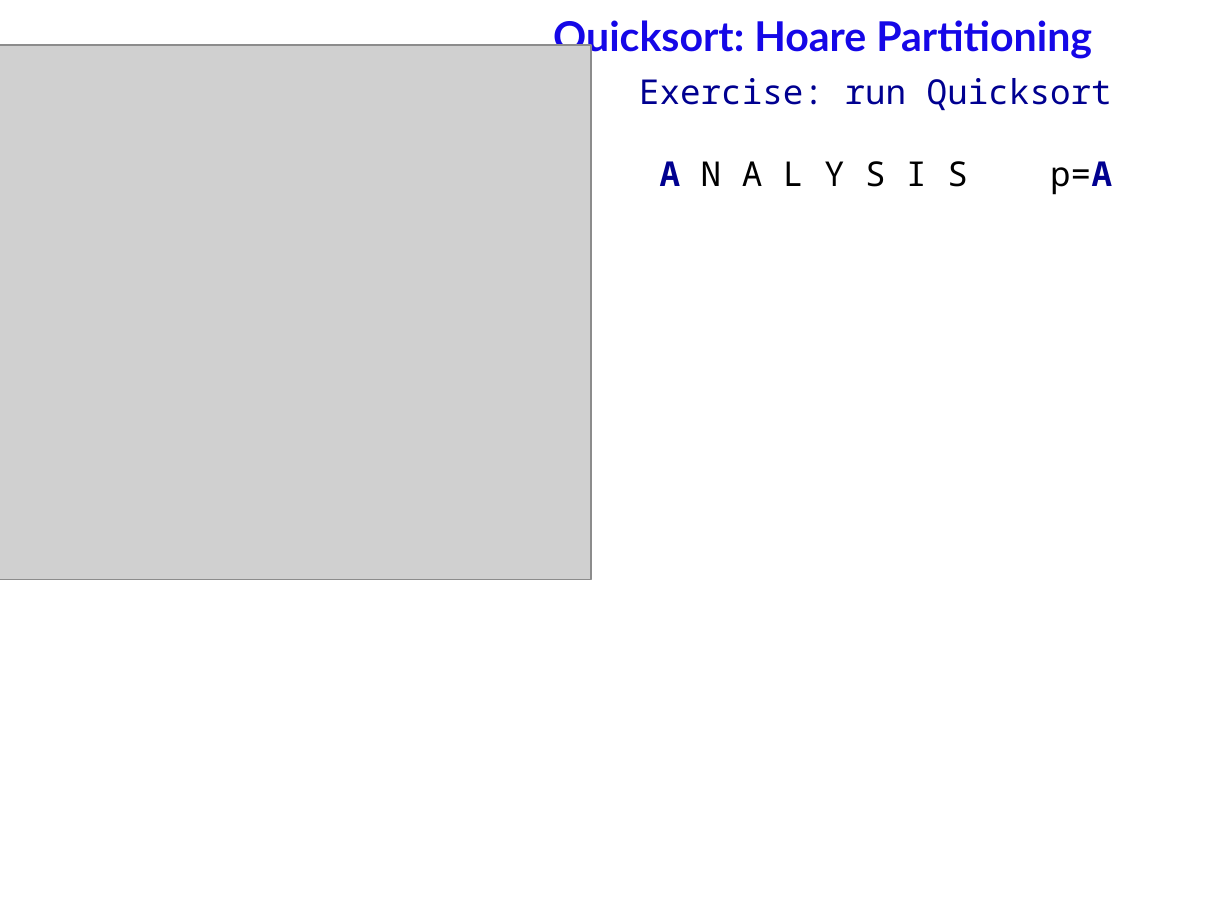
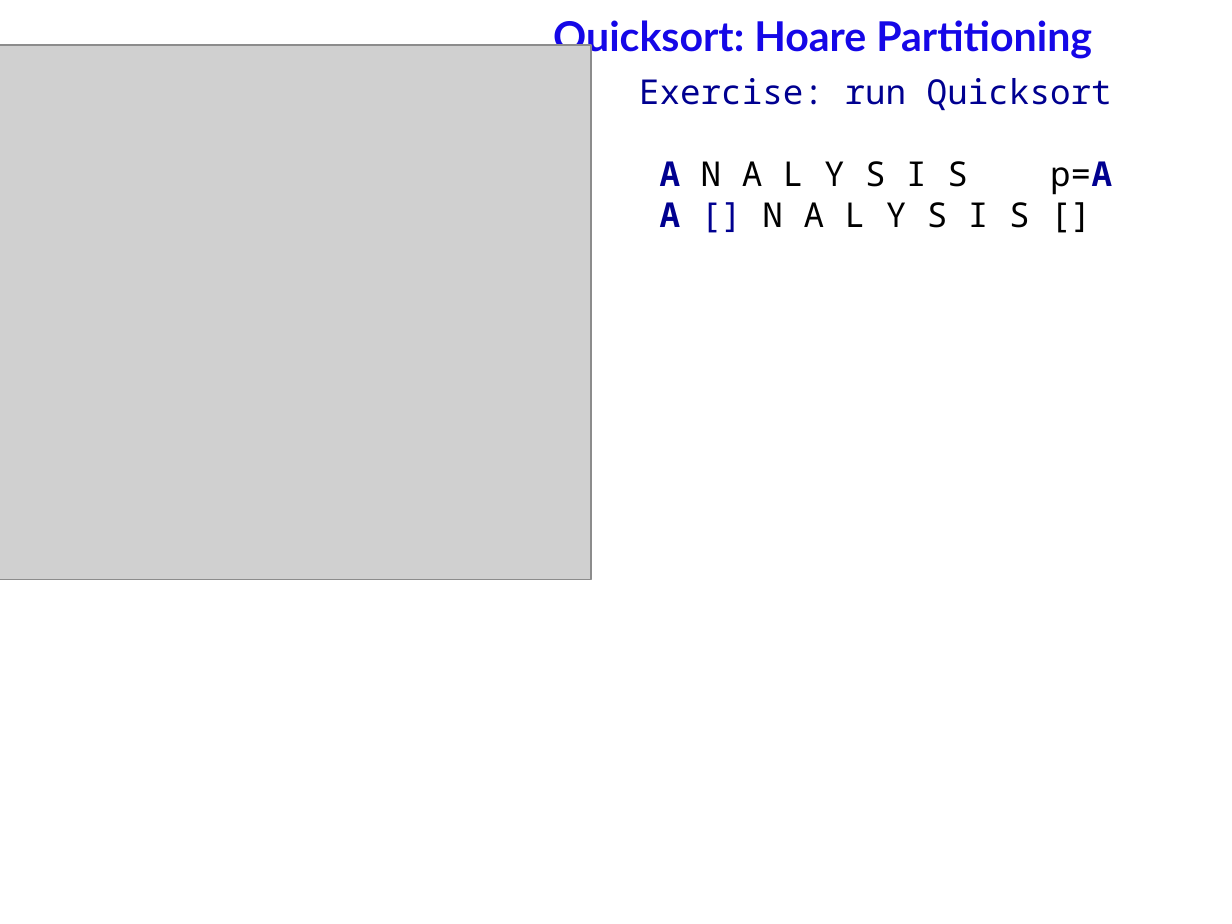
Before and after one commit to anhvir/c207, a slide deck: slide 17 of ws8.pptx (slide 18 before the commit). Drawn at 1232x924 pixels with LibreOffice and Linux fonts; fonts in the diff are those of the drawing; grey boxes stand for pictures; background and template pictures are left out. Boxes give left, top, right and bottom in pixels: in the first picture for what was removed or moved away, otherwise in the second. Text is boxed around its words. In the diff, an @@ line names an element or a change of style, - is before the commit and + after.

```diff
--- a/ws8.pptx
+++ b/ws8.pptx
@@ text at (660, 202, 1030, 228): paragraph added @@
+A [] N A L Y S I S []
```
Also in this commit, not shown: 18 other slides changed, 1 slide removed, 2 other files.
